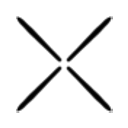
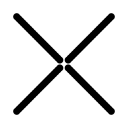
Layers edited between the first and the second (128, 128) image:
painted on "Layer 2" over bbox(13, 13, 115, 115)
